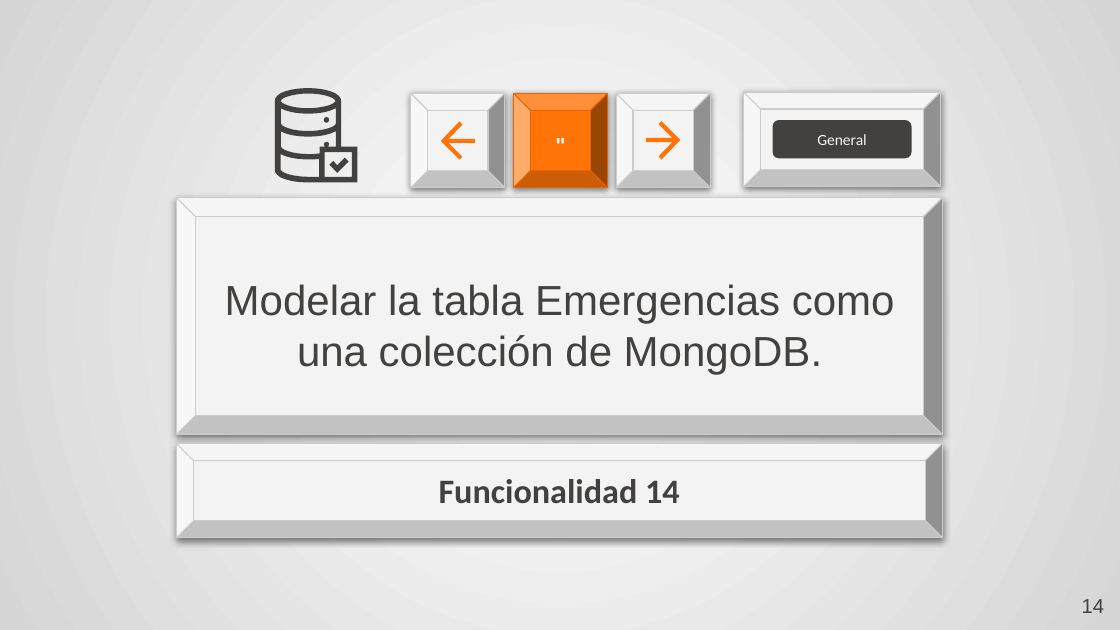
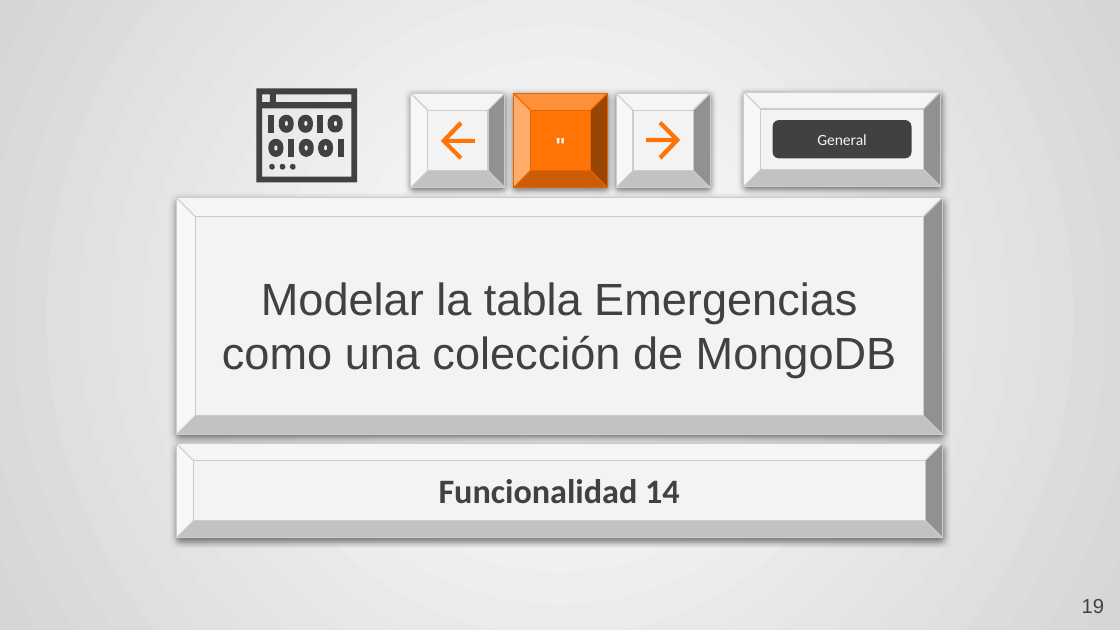
Before and after one commit to clementeaguilar-usach/Sistema_Voluntariado_noSQL, a slide deck: slide 19 of Lab 3 TBD.pptx (slide 14 before the commit). Drawn at 1120x630 pixels with LibreOffice and Linux fonts; fonts in the diff are those of the drawing. Boxes give left, top, right and bottom in pixels: in the first picture for what was removed or moved away, otherwise in the second. Text is boxed around its words. In the diff, an @@ line names an element or a change of style, - is before the commit and + after.

```diff
--- a/Lab 3 TBD.pptx
+++ b/Lab 3 TBD.pptx
@@ freeform shape resized from (x1=274, y1=88, x2=357, y2=183) to (x1=256, y1=88, x2=357, y2=183) @@
@@ freeform shape resized from (x1=329, y1=158, x2=348, y2=174) to (x1=318, y1=139, x2=333, y2=157) @@
@@ freeform shape moved from (x1=324, y1=116, x2=330, y2=122) to (x1=279, y1=164, x2=286, y2=169) @@
@@ group added at (x1=269, y1=114, x2=344, y2=169): 11 freeform shapes @@
@@ subtitle at (x1=222, y1=282, x2=897, y2=378): text changed; size 27 to 29 pt @@
-Modelar la tabla Emergencias como una colección de MongoDB.
+Modelar la tabla Emergencias como una colección de MongoDB
@@ page number at (x1=1082, y1=599, x2=1104, y2=613): text changed @@
-14
+19
```
Also in this commit, not shown: 10 other slides changed, 14 slides added, 8 slides removed, 1 other file.
